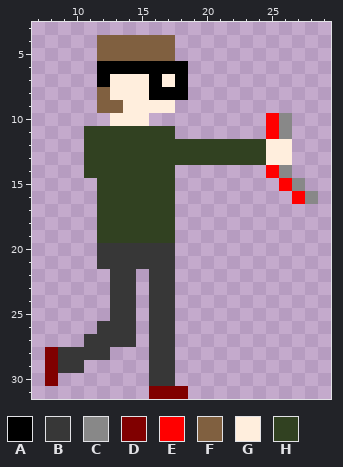
A pixel-art sprite gets an edit: Images/Bill/running_1.png. That is the earlier state.
The file is 128x128 pixels, drawn in blocks of 4x4; one block is one cell here. Shown: x 7..29, y 3..31.
Palette (. is transparent): A #000000  B #373737  C #888888  D #800000  E #ff0000  F #806040  G #ffeedd  H #314121
Pixels before, first column x 8:
 4 ....FFFFFF...........
 5 ....FFFFFF...........
 6 ....AAAAAAA..........
 7 ....AGGGAGA..........
 8 ....FGGGAAA..........
 9 ....FFGGGG...........
10 .....GGG.........EC..
11 ...HHHHHHH.......EC..
12 ...HHHHHHHHHHHHHHGG..
13 ...HHHHHHHHHHHHHHGG..
14 ...HHHHHHH.......EC..
15 ....HHHHHH........EC.
16 ....HHHHHH.........EC
17 ....HHHHHH...........
18 ....HHHHHH...........
19 ....HHHHHH...........
20 ....BBBBBB...........
21 ....BBBBBB...........
22 .....BB.BB...........
23 .....BB.BB...........
24 .....BB.BB...........
25 .....BB.BB...........
26 ....BBB.BB...........
27 ...BBBB.BB...........
28 DBBBB...BB...........
29 DBB.....BB...........
30 D.......BB...........
31 ........DDD..........
After the commit:
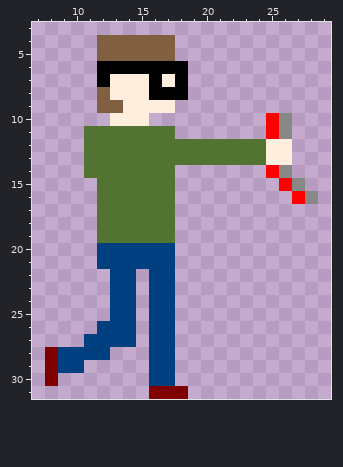
What changed:
{"colour":"B","old":"#373737","new":"#004080"}
{"colour":"H","old":"#314121","new":"#537333"}
{"label":"changed","picture_box":[58,126,266,386]}
